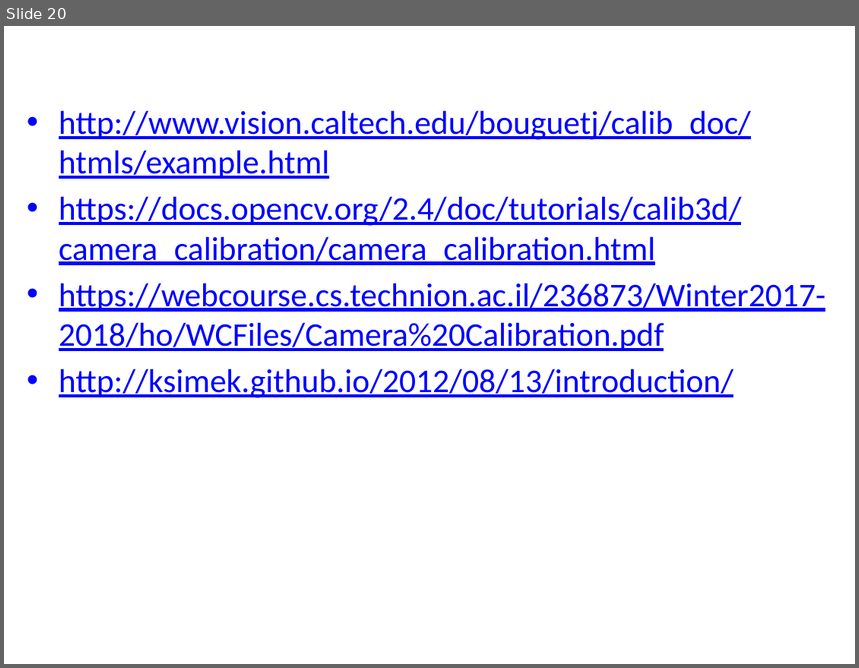
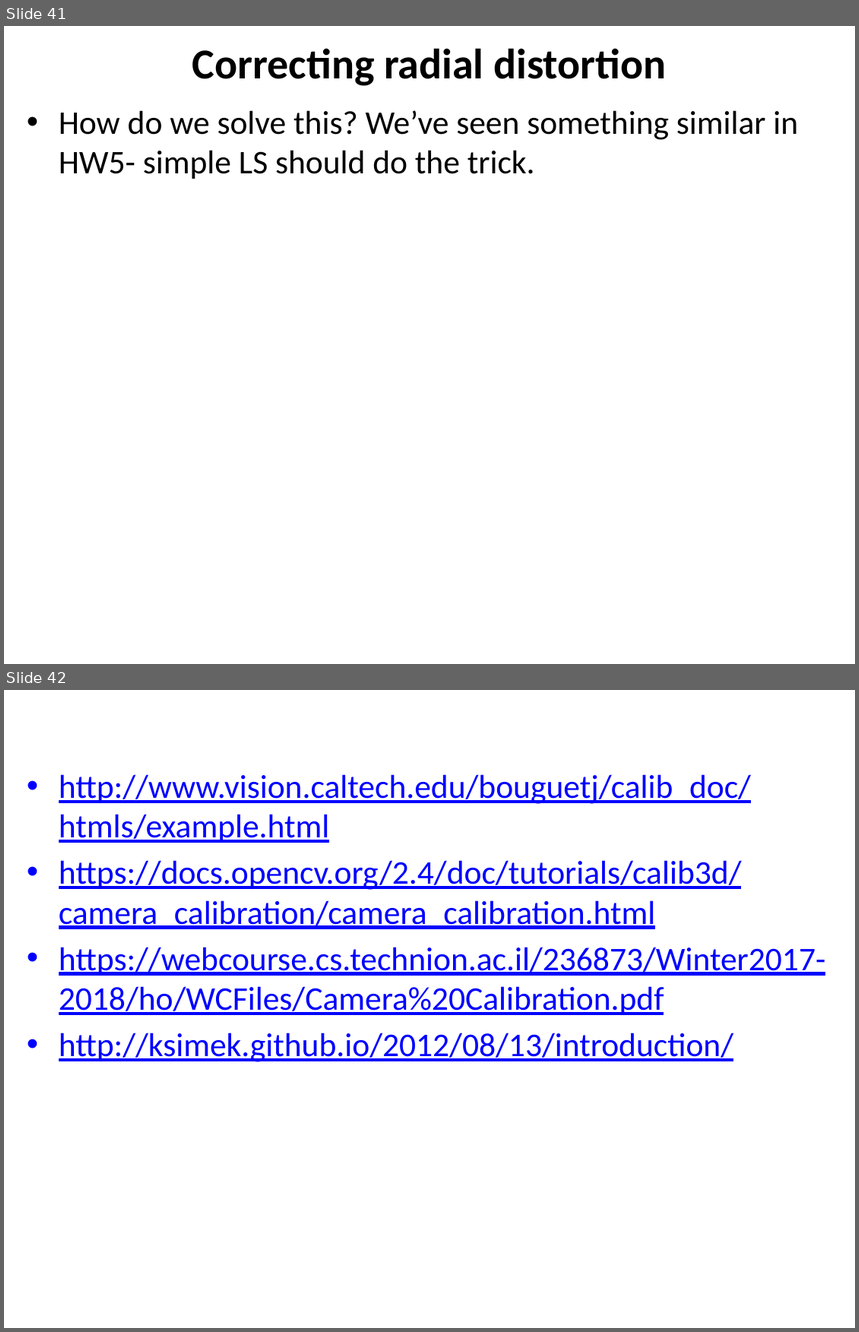
Before and after one commit to YoniChechik/AI_is_Math, a slide deck: c_07_camera_calibration/camera calibration.pptx. Shown one above the other, each under a label of ours: slide 20 before the commit, slides 41 and 42 after it. The pictures are 859x668 and 859x1332 pixels, drawn with LibreOffice and Linux fonts; fonts in the diff are those of the drawing. Boxes give left, top, right and bottom in pixels: in the first picture for what was removed or moved away, otherwise in the second. Text is boxed around its words. In the diff, an @@ line names an element or a change of style, - is before the commit and + after.

```diff
--- a/c_07_camera_calibration/camera calibration.pptx
+++ b/c_07_camera_calibration/camera calibration.pptx
@@ slide 41 added at (4, 26, 855, 664), background #FFFFFF @@
@@ title added at (192, 48, 666, 86), 36 pt, text #000000, bold @@
+Correcting radial distortion
@@ text added at (59, 110, 798, 179), 28 pt, text #000000 @@
+• How do we solve this? We’ve seen something similar in HW5- simple LS should do the trick.
@@ what was slide 20 is now slide 42 @@
```
Also in this commit, not shown: 21 other slides added.
